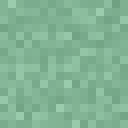
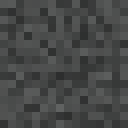
Layered file, before and after one edit (128x128). Changes by layer:
added layer "Layer 2" (75%) above "Layer 1" over [0, 0, 128, 128]
hid "Layer 1" over [0, 0, 128, 128]
